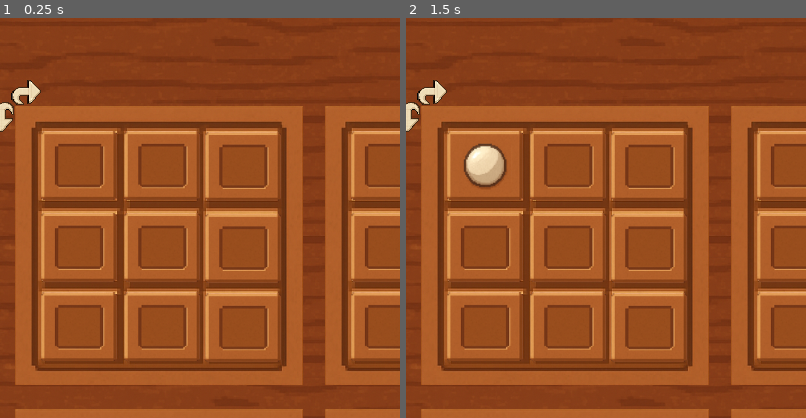
Above: before the commit, frames 1-2 (left to right).
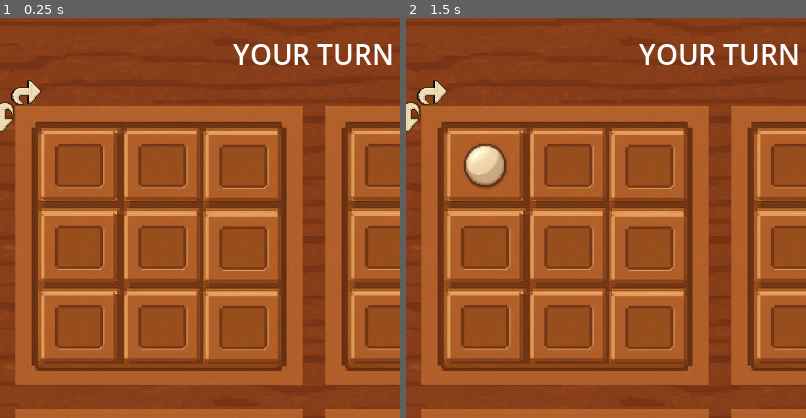
Above: after the commit, the same moments.

Repository: alonn201/Pentago
Game: Godot game, scene res://Scenes/pentago.tscn
Same seed, same stepped clock (60 frames per second), same inputs: the game is played once before the commit and once after it. This scene is started directly instead of the project's main scene.
Inputs (mouse positions are % of the whole screen's width and height, from its top left):
- Up to frame 1 (0.25 s): no input
- Up to frame 2 (1.5 s): tap Enter at 0.5 s; move the mouse to (20, 18) at 0.52 s; click (20, 18) at 0.67 s; tap Space at 1.25 s; move the mouse to (31, 18) at 1.27 s; click (31, 18) at 1.42 s
The pictures show only the part of the screen within x 11-61%, y 0-50%; the shares and areas given below are measured in that part.

The runs differ from the first frame. In frame 1, 0.9% of the frame differs, in the area x 58-98%, y 6-12%; in frame 2, 0.9%.

Commit message:
turn label

Diff:
--- a/Scenes/pentago.tscn
+++ b/Scenes/pentago.tscn
@@ -11,6 +11,14 @@
 
 [node name="CellTurn" parent="." instance=ExtResource("3_bdu22")]
 position = Vector2(400, 740)
+
+[node name="TurnLabel" type="Label" parent="."]
+offset_right = 798.0
+offset_bottom = 74.0
+theme_override_font_sizes/font_size = 28
+horizontal_alignment = 1
+vertical_alignment = 1
+uppercase = true
 
 [node name="CanvasLayer" type="CanvasLayer" parent="."]
 
--- a/Scripts/pentago.gd
+++ b/Scripts/pentago.gd
@@ -11,6 +11,7 @@
 @onready var canvas_layer: CanvasLayer = $CanvasLayer
 @onready var winner_label: Label = $CanvasLayer/PanelContainer/MarginContainer/VBoxContainer/WinnerLabel
 @onready var restart_button: Button = $CanvasLayer/PanelContainer/MarginContainer/VBoxContainer/RestartButton
+@onready var turn_label: Label = $TurnLabel
 
 
 var player_turn := Globals.CellType.EMPTY
@@ -35,6 +36,7 @@
 func _update_player_turn(turn: Globals.CellType) -> void:
 	player_turn = turn
 	cell_turn.type = player_turn
+	turn_label.text = ("Your turn" if player_turn == this_cell_type else "Other's turn")
 
 	# only master checks game state for winners
 	if (is_multiplayer_authority()):
